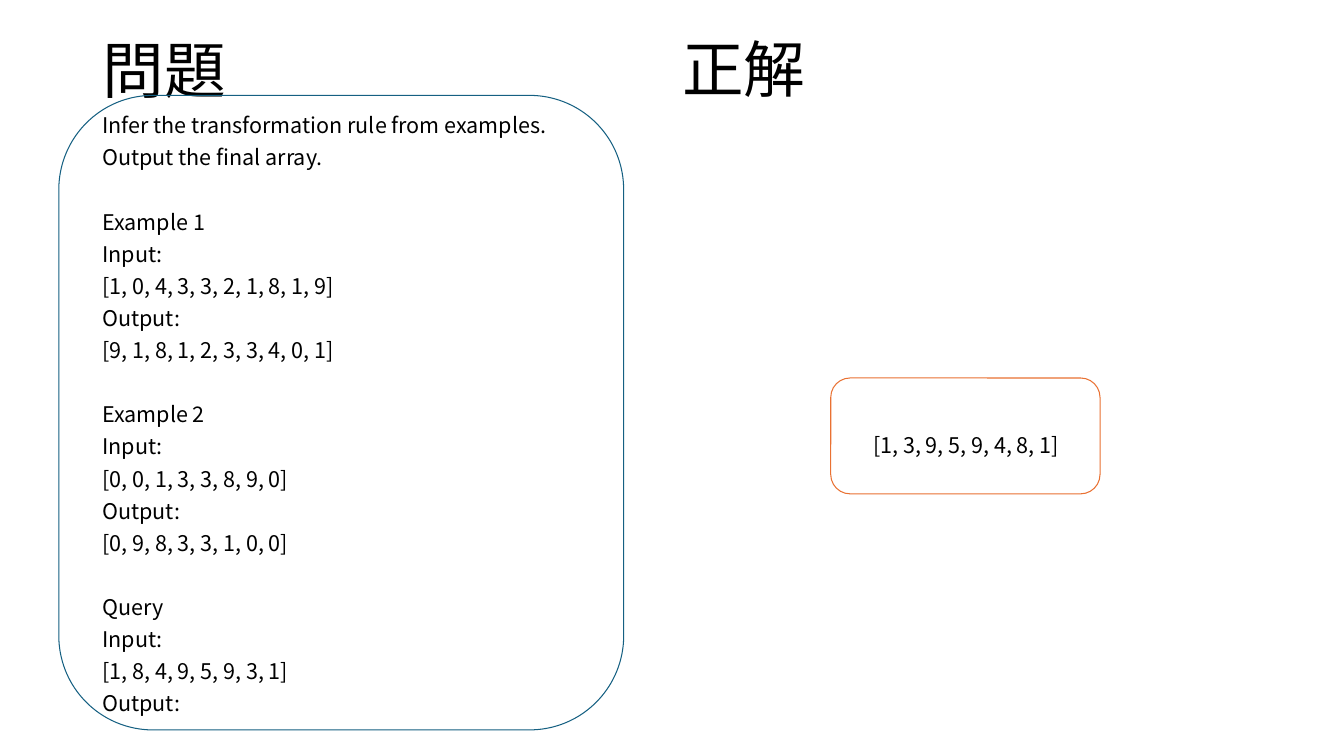
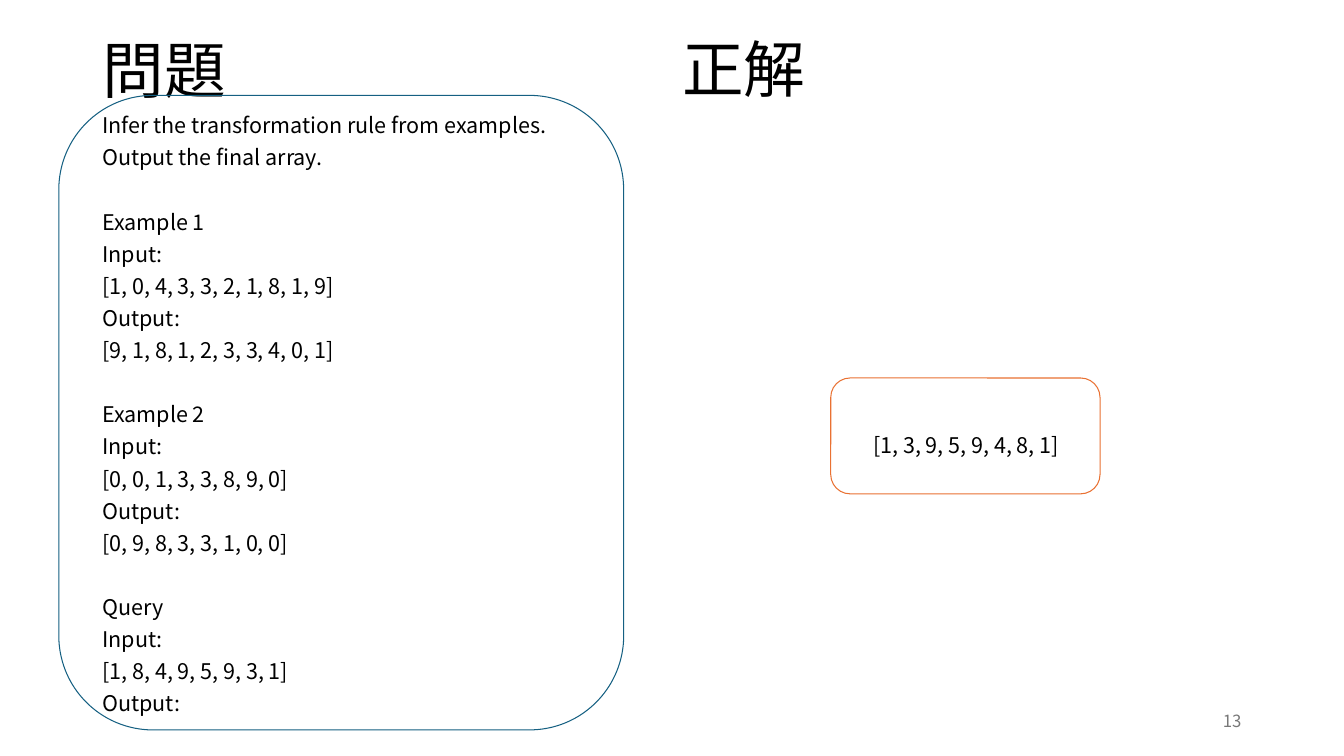
Before and after one commit to rollotea/array-task, a slide deck: slide 13 of 生成AIの追加学習による問題.pptx. Drawn at 1344x756 pixels with LibreOffice and Linux fonts; fonts in the diff are those of the drawing. Boxes give left, top, right and bottom in pixels: in the first picture for what was removed or moved away, otherwise in the second. Text is boxed around its words. In the diff, an @@ line names an element or a change of style, - is before the commit and + after.

```diff
--- a/生成AIの追加学習による問題.pptx
+++ b/生成AIの追加学習による問題.pptx
@@ page number added at <box>1223,714,1242,727</box>, 12 pt, text #797979 @@
+13
```
Also in this commit, not shown: 18 other slides changed, 5 slides added, 2 other files.
